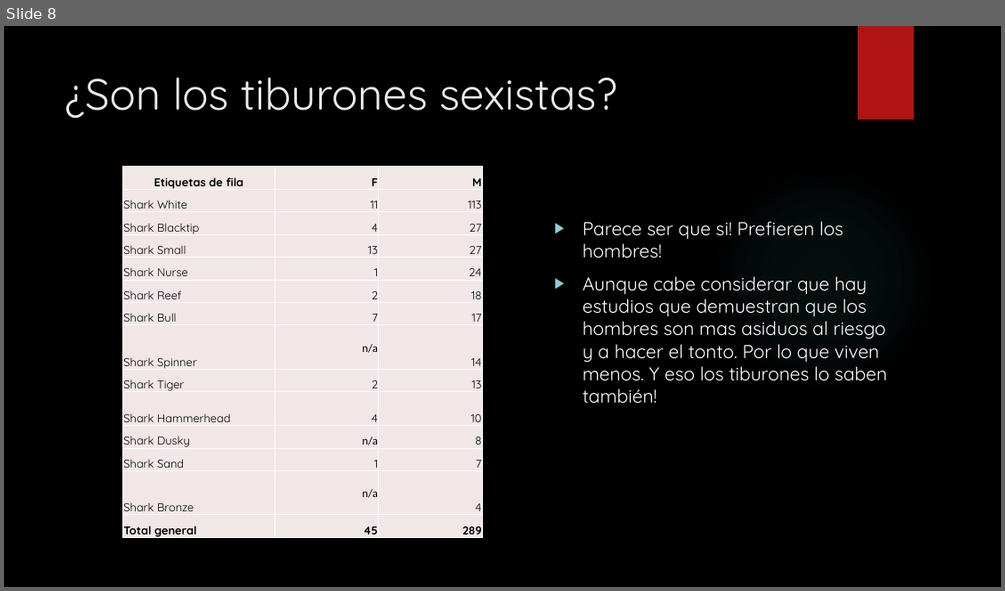
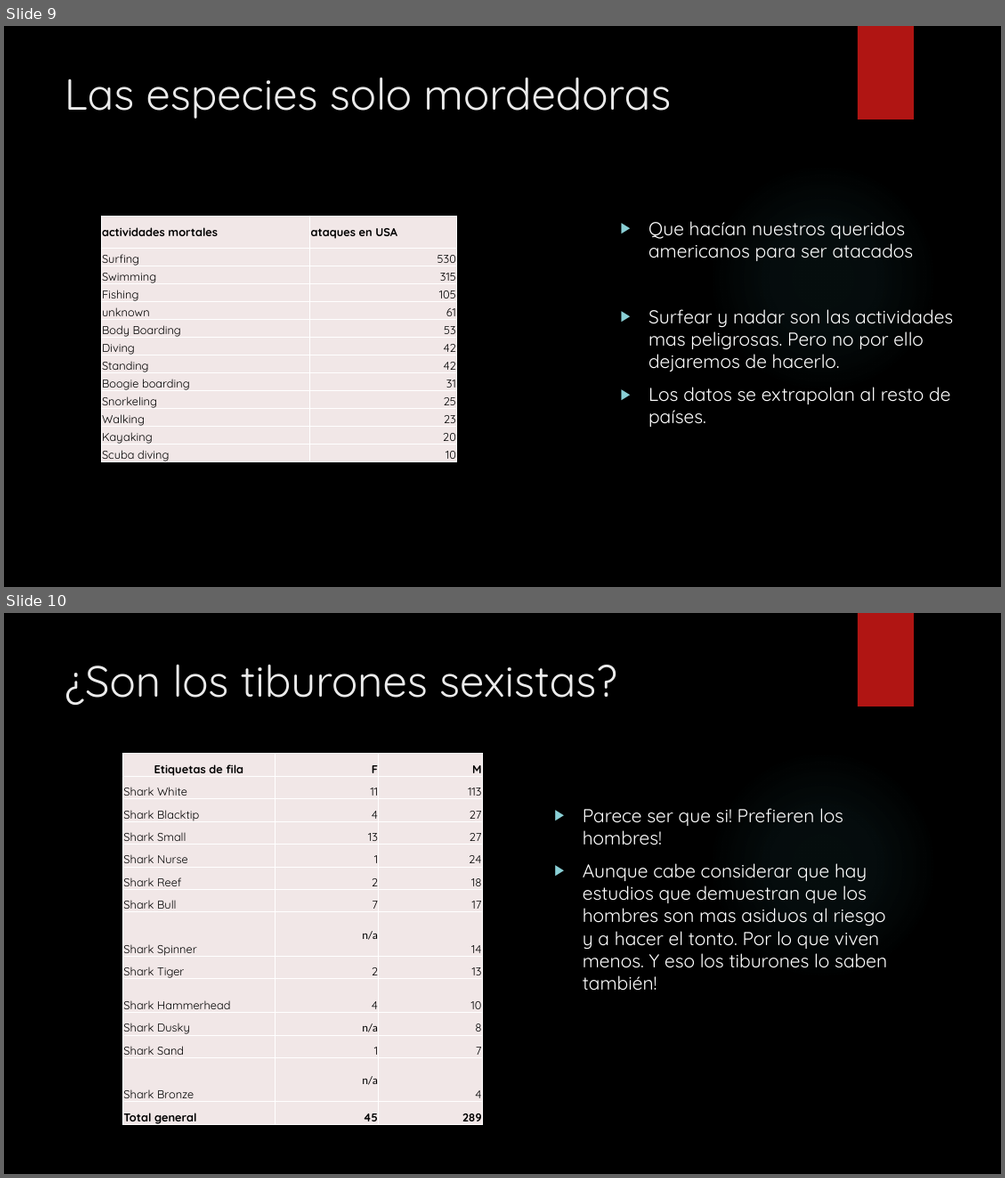
Before and after one commit to JaimeLeoz/proyecto1-sharks-, a slide deck: ppt-sharks/Sharknado attack.pptx. Shown one above the other, each under a label of ours: slide 8 before the commit, slides 9 and 10 after it. The pictures are 1005x591 and 1005x1178 pixels, drawn with LibreOffice and Linux fonts; fonts in the diff are those of the drawing; background and template pictures are left out. Boxes give left, top, right and bottom in pixels: in the first picture for what was removed or moved away, otherwise in the second. Text is boxed around its words. In the diff, an @@ line names an element or a change of style, - is before the commit and + after.

```diff
--- a/ppt-sharks/Sharknado attack.pptx
+++ b/ppt-sharks/Sharknado attack.pptx
@@ slide 9 added at <box>4,26,1001,587</box>, background picture (left out); not listed: 2 template elements that a slide beside it also shows @@
@@ title added at <box>65,77,671,119</box>, 42 pt, text #EBEBEB @@
+Las especies solo mordedoras
@@ table added at <box>101,216,457,465</box>, 13 rows, 2 columns @@
+actividades mortales | ataques en USA
+Surfing | 530
+Swimming | 315
+Fishing | 105
+unknown | 61
+Body Boarding | 53
+Diving | 42
+Standing | 42
+Boogie boarding | 31
+Snorkeling | 25
+Walking | 23
+Kayaking | 20
+Scuba diving | 10
@@ text added at <box>648,221,953,426</box>, 18 pt, text #FFFFFF @@
+▶ Que hacían nuestros queridos americanos para ser atacados
+▶ Surfear y nadar son las actividades mas peligrosas. Pero no por ello dejaremos de hacerlo.
+▶ Los datos se extrapolan al resto de países.
@@ what was slide 8 is now slide 10 @@
```
Also in this commit, not shown: 1 other slide added, 7 other files.
